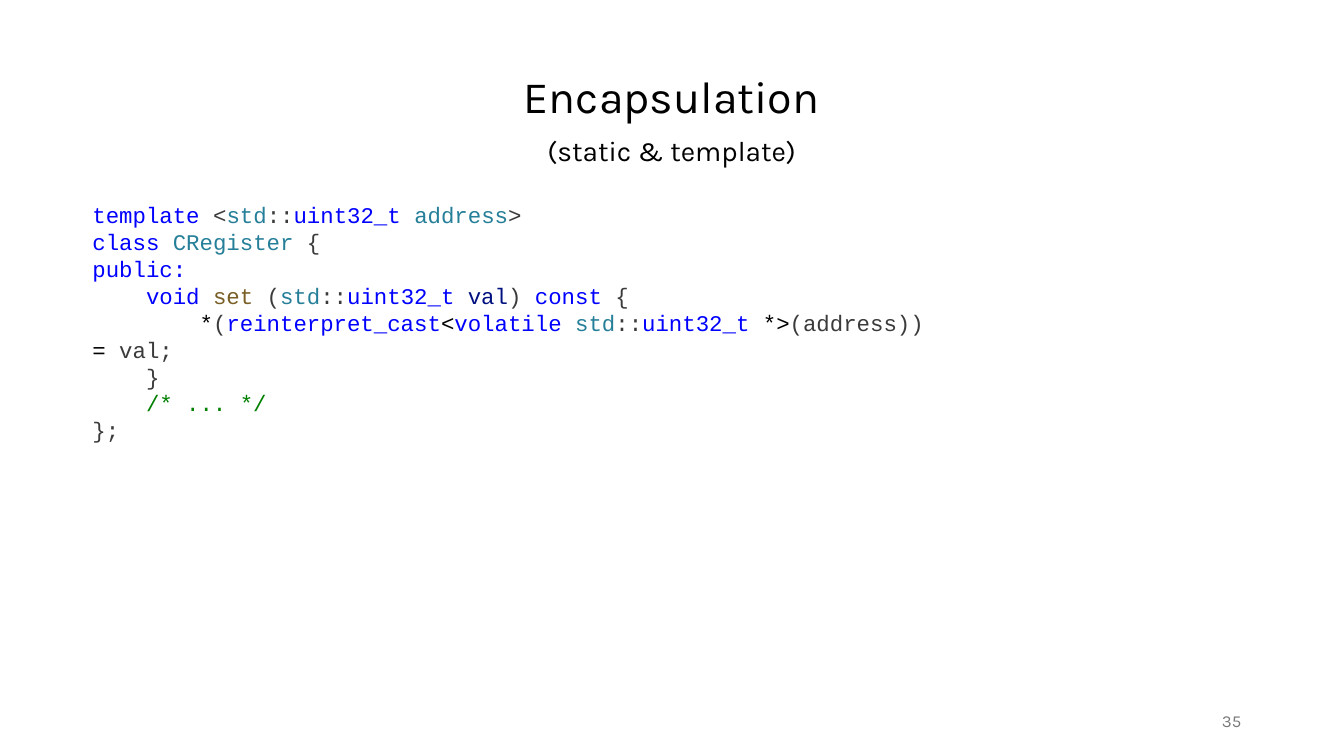
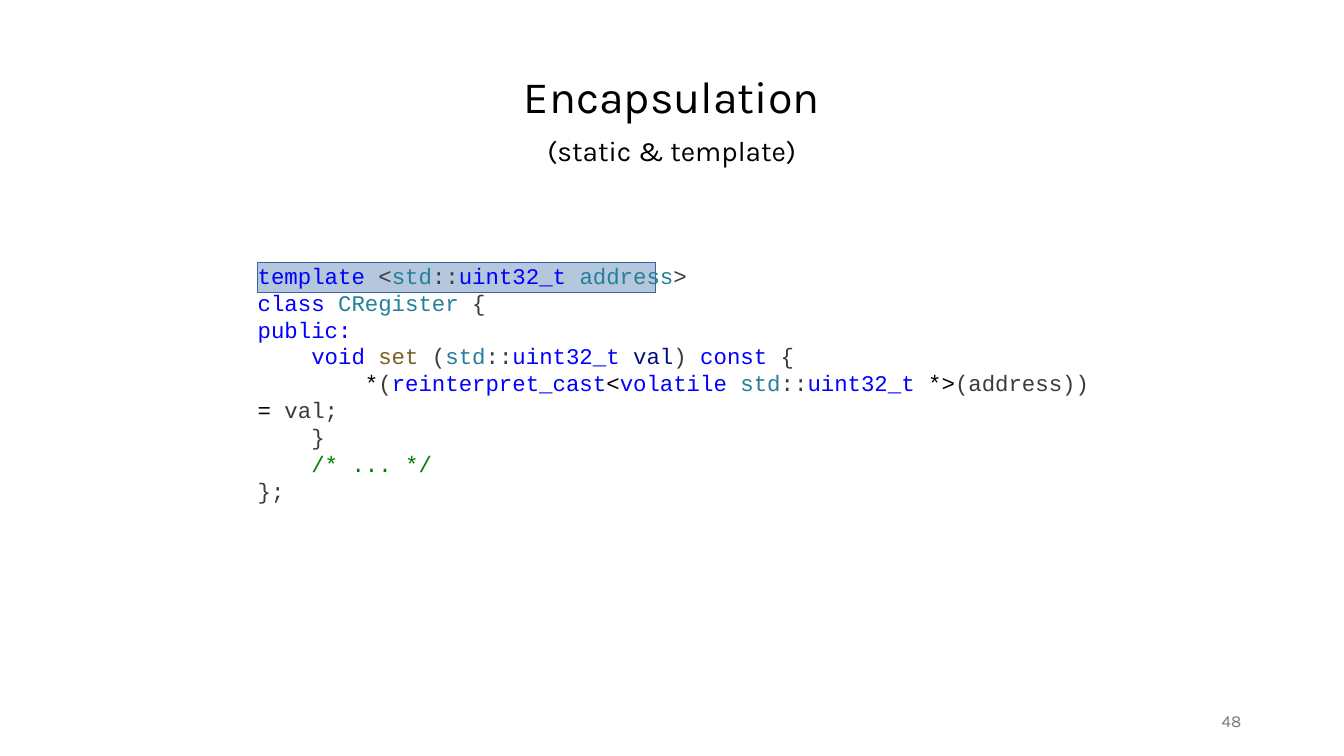
Before and after one commit to janos32783/cppcon_2024_cost_cpp_abstractions, a slide deck: slide 48 of presentation/cppcon.pptx (slide 35 before the commit). Drawn at 1344x756 pixels with LibreOffice and Linux fonts; fonts in the diff are those of the drawing. Boxes give left, top, right and bottom in pixels: in the first picture for what was removed or moved away, otherwise in the second. Text is boxed around its words. In the diff, an @@ line names an element or a change of style, - is before the commit and + after.

```diff
--- a/presentation/cppcon.pptx
+++ b/presentation/cppcon.pptx
@@ text "template <std::uint32_t address>": place and size @@
-text "template <std::uint32_t address>" at [92,207,924,362]
+text "template <std::uint32_t address>" at [258,268,1089,422]
@@ rectangle added at [257,262,655,292], fill #B4C7DC, outline #3465A4 0 pt @@
@@ page number at [1222,716,1242,727]: text changed @@
-35
+48
```
Also in this commit, not shown: 8 other slides changed, 15 slides added, 1 slide removed, 9 other files.
